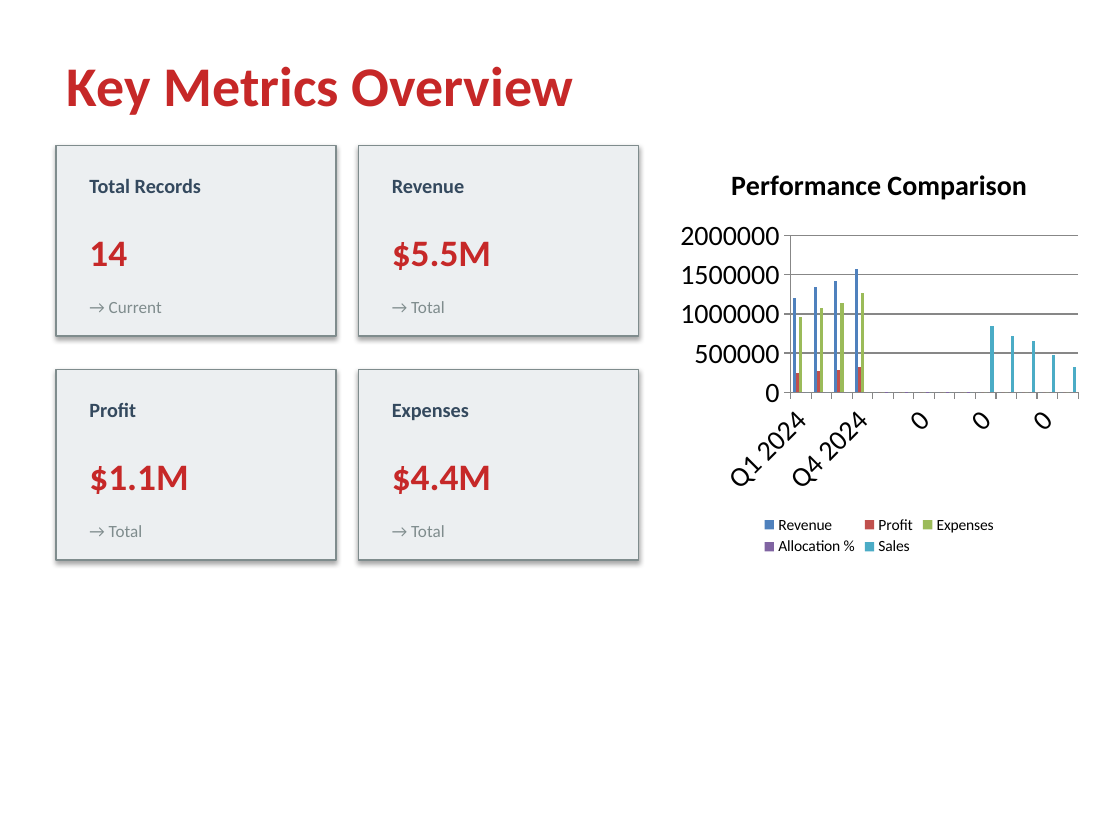
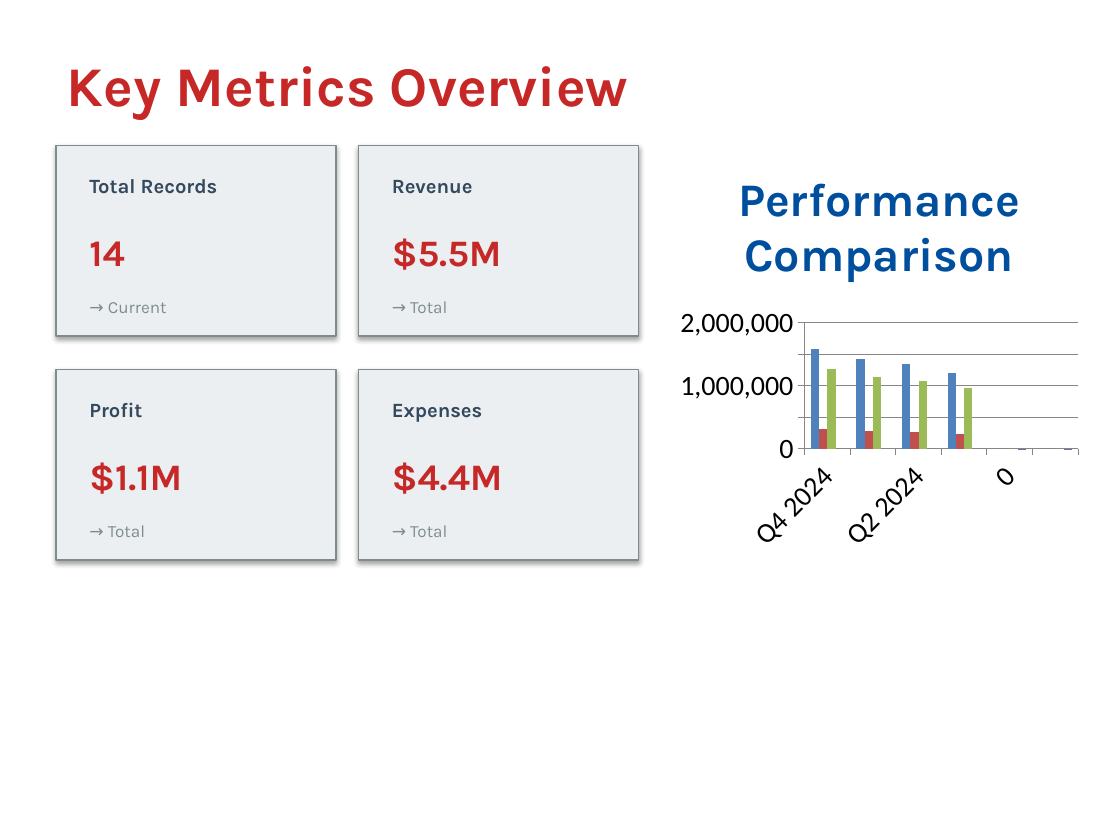
Before and after one commit to gaurav13407/FINEDECK-Excel-to-PPT-, a slide deck: slide 4 of examples/demo_PPT/backend_test_output.pptx. Drawn at 1120x840 pixels with LibreOffice and Linux fonts; fonts in the diff are those of the drawing. Boxes give left, top, right and bottom in pixels: in the first picture for what was removed or moved away, otherwise in the second. Text is boxed around its words. In the diff, an @@ line names an element or a change of style, - is before the commit and + after.

```diff
--- a/examples/demo_PPT/backend_test_output.pptx
+++ b/examples/demo_PPT/backend_test_output.pptx
@@ column chart at (672,146,1086,560) @@
-categories: Q1 2024, Q2 2024, Q3 2024, Q4 2024, 0, 0, 0, 0, 0, 0, 0, 0, 0, 0
+categories: Q4 2024, Q3 2024, Q2 2024, Q1 2024, 0, Other
-Revenue: 1200000, 1350000, 1420000, 1580000, 0, 0, 0, 0, 0, 0, 0, 0, 0, 0
+Series 1: 1580000, 1420000, 1350000, 1200000, 0, 0
-Profit: 240000, 270000, 280000, 320000, 0, 0, 0, 0, 0, 0, 0, 0, 0, 0
+Series 2: 320000, 280000, 270000, 240000, 0, 0
-Expenses: 960000, 1080000, 1140000, 1260000, 0, 0, 0, 0, 0, 0, 0, 0, 0, 0
+Series 3: 1260000, 1140000, 1080000, 960000, 0, 0
-Allocation %: 0, 0, 0, 0, 0, 0, 0, 0, 0, 0, 0, 0, 0, 0
+Series 4: 0, 0, 0, 0, 0, 0
-Sales: 0, 0, 0, 0, 0, 0, 0, 0, 0, 850000, 720000, 650000, 480000, 320000
@@ legend changed @@
@@ value axis changed @@
@@ font Calibri to Karla in 13 elements at (67,66,628,120), (89,179,218,194), (89,241,125,266), (108,302,167,313), (392,180,473,194), (392,238,502,270), (410,301,447,313), (89,402,142,418), (89,462,182,494), (108,525,145,537), (392,404,483,422), (392,462,503,494), (410,525,447,537) @@
```
Also in this commit, not shown: 9 other slides changed, 22 other files.
